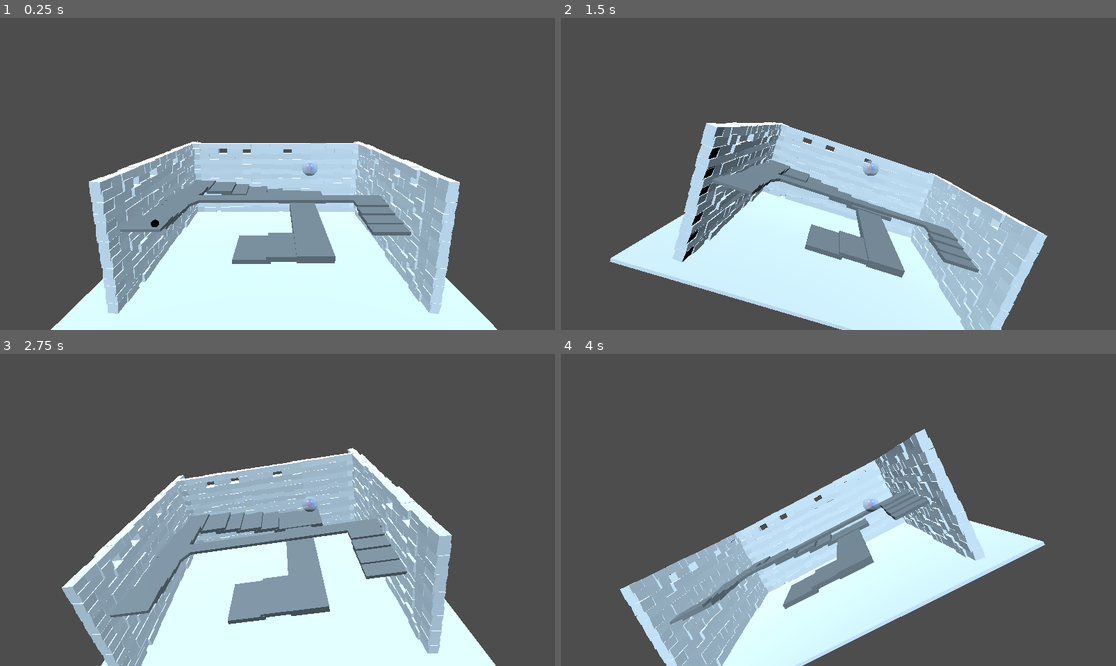
Above: before the commit, frames 1-4 (two rows, left to right).
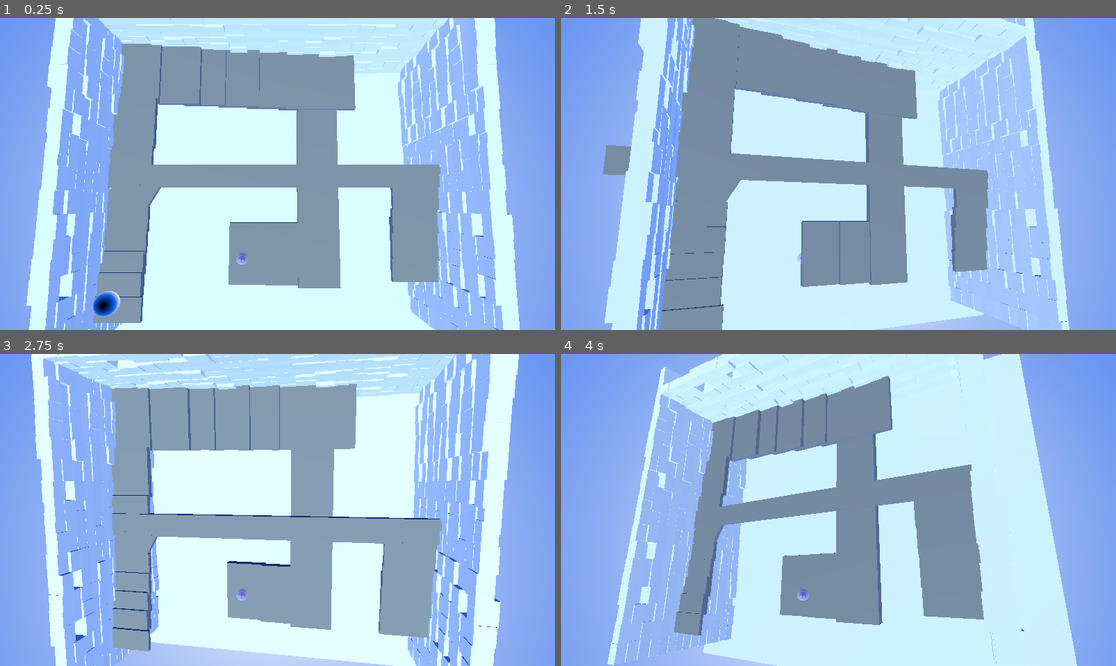
Above: after the commit, the same moments.

Repository: bam-squifi/gamejam-2025-bubbles
Game: Godot game, scene res://Level_1.tscn
Two runs of this game, one before a commit and one after it. Both use one fixed random seed, a clock stepped at 60 frames per second and the inputs below.
Inputs (mouse positions are in pixels of both pictures, inside the frame that each line leads up to):
- Up to frame 1 (0.25 s): no input
- Up to frame 2 (1.5 s): tap Enter at 0.5 s; move the mouse to (960, 158) at 0.52 s; move the mouse to (727, 189) at 1.27 s
- Up to frame 3 (2.75 s): tap Space at 2 s; move the mouse to (333, 441) at 2.02 s
- Up to frame 4 (4 s): tap Enter at 2.75 s; move the mouse to (810, 572) at 2.77 s; tap Space at 3.5 s; move the mouse to (1005, 556) at 3.52 s

The runs differ from the first frame. In frame 1, 81% of the frame differs, in the area x 0-100%, y 0-100%; in frame 2, 87%; in frame 3, 81%; in frame 4, 89%.

Commit message:
Mach schick

Diff:
--- a/Level_1.tscn
+++ b/Level_1.tscn
@@ -1,12 +1,49 @@
-[gd_scene load_steps=7 format=3 uid="uid://pylim5r3d7d0"]
+[gd_scene load_steps=15 format=3 uid="uid://pylim5r3d7d0"]
 
-[ext_resource type="PackedScene" path="res://wall.tscn" id="1_gfc40"]
-[ext_resource type="PackedScene" path="res://step.tscn" id="3_fv5xo"]
-[ext_resource type="PackedScene" uid="uid://bfdewrb7k574l" path="res://ball.tscn" id="3_hgpc2"]
+[ext_resource type="PackedScene" uid="uid://y7dsnl4c14pf" path="res://wall.tscn" id="1_gfc40"]
+[ext_resource type="PackedScene" uid="uid://bb7oauwmbmeu" path="res://step.tscn" id="3_fv5xo"]
+[ext_resource type="PackedScene" uid="uid://djbinfaue5mu3" path="res://ball.tscn" id="3_hgpc2"]
 [ext_resource type="PackedScene" uid="uid://c7g7odqucpoyi" path="res://groundplane.tscn" id="4_5c3jh"]
 [ext_resource type="PackedScene" uid="uid://w0jayfege6gc" path="res://bubble.tscn" id="5_x6y17"]
 
+[sub_resource type="PhysicsMaterial" id="PhysicsMaterial_imfdv"]
+friction = 0.2
+
 [sub_resource type="StandardMaterial3D" id="StandardMaterial3D_3u0fs"]
+
+[sub_resource type="Gradient" id="Gradient_6ekjt"]
+offsets = PackedFloat32Array(0, 0.423729, 1)
+colors = PackedColorArray(1, 1, 1, 1, 0.115943, 0.376946, 0.921978, 1, 0, 0, 0, 1)
+
+[sub_resource type="GradientTexture2D" id="GradientTexture2D_bokkq"]
+gradient = SubResource("Gradient_6ekjt")
+fill_from = Vector2(0.510989, 1)
+fill_to = Vector2(0.505495, 0)
+
+[sub_resource type="PanoramaSkyMaterial" id="PanoramaSkyMaterial_vm1ot"]
+panorama = SubResource("GradientTexture2D_bokkq")
+
+[sub_resource type="Sky" id="Sky_uxcut"]
+sky_material = SubResource("PanoramaSkyMaterial_vm1ot")
+
+[sub_resource type="Environment" id="Environment_uasnp"]
+background_mode = 2
+sky = SubResource("Sky_uxcut")
+ambient_light_source = 3
+reflected_light_source = 2
+ssr_enabled = true
+ssao_enabled = true
+ssil_enabled = true
+sdfgi_enabled = true
+glow_enabled = true
+volumetric_fog_enabled = true
+volumetric_fog_density = 0.0395
+
+[sub_resource type="CameraAttributesPractical" id="CameraAttributesPractical_7r5lt"]
+dof_blur_near_enabled = true
+dof_blur_near_distance = 1.02
+
+[sub_resource type="Compositor" id="Compositor_wju01"]
 
 [node name="Welt" type="Node3D"]
 transform = Transform3D(1, 0, 0, 0, 1, 0, 0, 0, 1, 0.00136614, -0.00259185, 0.000978172)
@@ -14,13 +51,14 @@
 [node name="Wall_left" type="Node" parent="."]
 
 [node name="Camera3D" type="Camera3D" parent="."]
-transform = Transform3D(1, 0, 0, 0, 0.973829, 0.22728, 0, -0.22728, 0.973829, 0.178405, 5.18282, 7.43806)
+transform = Transform3D(1, 0, 0, 0, 0.109232, 0.994016, 0, -0.994016, 0.109232, 0.177908, 8.67964, -1.86852)
 fov = 57.8
 near = 0.029
 
 [node name="Ball" parent="." instance=ExtResource("3_hgpc2")]
-transform = Transform3D(1, 0, 0, 0, 1, 0, 0, 0, 1, -3.01124, 2.34542, 0.568979)
-mass = 100.0
+transform = Transform3D(1, 0, 0, 0, 1, 0, 0, 0, 1, -3.44636, 2.59594, 0.209413)
+mass = 10.0
+physics_material_override = SubResource("PhysicsMaterial_imfdv")
 
 [node name="Groundplane" parent="." instance=ExtResource("4_5c3jh")]
 transform = Transform3D(-3.00905, 0, 1.06507e-07, 0, -0.095, 0, -2.6306e-07, 0, -1.2183, 0.102246, 0.00746105, -2.33655)
@@ -136,4 +174,9 @@
 light_color = Color(0.705538, 0.822429, 0.905765, 1)
 
 [node name="SoapBubble" parent="." instance=ExtResource("5_x6y17")]
-transform = Transform3D(1, 0, 0, 0, 1, 0, 0, 0, 1, 0.801189, 4.05574, 2.1147)
+transform = Transform3D(1, 0, 0, 0, 0.981053, -0.193738, 0, 0.193738, 0.981053, -0.728819, 1.24116, -0.504464)
+
+[node name="WorldEnvironment" type="WorldEnvironment" parent="."]
+environment = SubResource("Environment_uasnp")
+camera_attributes = SubResource("CameraAttributesPractical_7r5lt")
+compositor = SubResource("Compositor_wju01")
--- a/ball.tscn
+++ b/ball.tscn
@@ -18,9 +18,10 @@
 mass = 20.0
 
 [node name="CollisionShape3D" type="CollisionShape3D" parent="."]
+transform = Transform3D(2.5, 0, 0, 0, 2.5, 0, 0, 0, 2.5, 0, 0, 0)
 shape = SubResource("SphereShape3D_6234v")
 
-[node name="CSGSphere3D" type="CSGSphere3D" parent="."]
+[node name="CSGSphere3D" type="CSGSphere3D" parent="CollisionShape3D"]
 process_physics_priority = 1
 radius = 0.1
 radial_segments = 20
